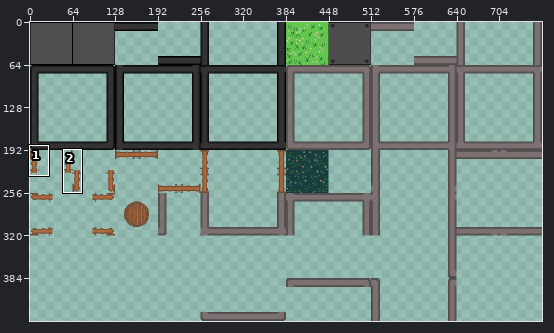
One commit to this sprite sheet: Maps/Sprite_for_Cart_Game.png. Above: a wide view before the commit, with the close-up outlined.
Close-up. Old version:
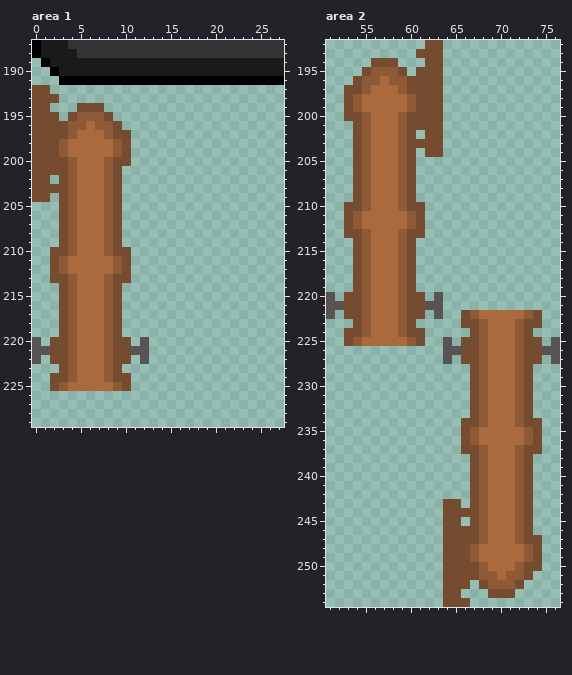
The file is 768x448 pixels. Shown: area 1: x 0..27, y 187..229; area 2: x 51..76, y 192..254. The commit also changed other parts of the picture, which this record leaves out.
After:
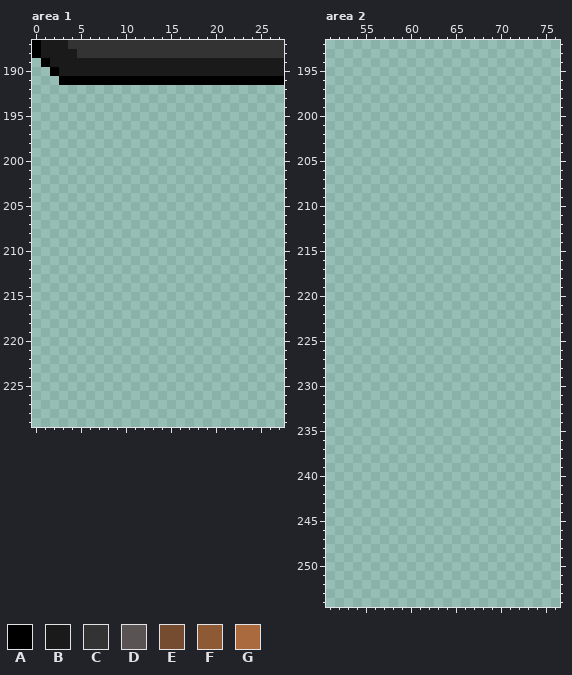
Palette (. is transparent): A #000000  B #1a1a1a  C #333333  D #5a5353  E #754c2f  F #8e5a36  G #aa6a3e
Change:
--- area 1
@@ x 0..14 @@
 191 ...AAAAAAAAAAAA
-192 EE.............
-193 EEE............
-194 EE...EEE.......
-195 EEE.EFFFE......
-196 EEEEFFGFFE.....
-197 EEEEFGGGFEE....
-198 EEEFGGGGGFE....
-199 EEEFGGGGGFE....
-200 EEEEFGGGFEE....
-201 EEEEFGGGFE.....
-202 EE.EFGGGFE.....
-203 EEEEFGGGFE.....
-204 EE.EFGGGFE.....
-205 ...EFGGGFE.....
-206 ...EFGGGFE.....
-207 ...EFGGGFE.....
-208 ...EFGGGFE.....
-209 ...EFGGGFE.....
-210 ..EEFGGGFEE....
-211 ..EFGGGGGFE....
-212 ..EFGGGGGFE....
-213 ..EEFGGGFEE....
-214 ...EFGGGFE.....
-215 ...EFGGGFE.....
-216 ...EFGGGFE.....
-217 ...EFGGGFE.....
-218 ...EFGGGFE.....
-219 ...EFGGGFE.....
-220 D.EEFGGGFEE.D..
-221 DDEEFGGGFEEDD..
-222 D.EEFGGGFEE.D..
-223 ...EFGGGFE.....
-224 ..EEFGGGFEE....
-225 ..EFGGGGGFE....
+192 ...............
+193 ...............
+194 ...............
+195 ...............
+196 ...............
+197 ...............
+198 ...............
+199 ...............
+200 ...............
+201 ...............
+202 ...............
+203 ...............
+204 ...............
+205 ...............
+206 ...............
+207 ...............
+208 ...............
+209 ...............
+210 ...............
+211 ...............
+212 ...............
+213 ...............
+214 ...............
+215 ...............
+216 ...............
+217 ...............
+218 ...............
+219 ...............
+220 ...............
+221 ...............
+222 ...............
+223 ...............
+224 ...............
+225 ...............
 226 ...............
--- area 2
@@ x 51..76 @@
-192 ...........EE.............
-193 ..........EEE.............
-194 .....EEE...EE.............
-195 ....EFFFE.EEE.............
-196 ...EFFGFFEEEE.............
-197 ..EEFGGGFEEEE.............
-198 ..EFGGGGGFEEE.............
-199 ..EFGGGGGFEEE.............
-200 ..EEFGGGFEEEE.............
-201 ...EFGGGFEEEE.............
-202 ...EFGGGFE.EE.............
-203 ...EFGGGFEEEE.............
-204 ...EFGGGFE.EE.............
-205 ...EFGGGFE................
-206 ...EFGGGFE................
-207 ...EFGGGFE................
-208 ...EFGGGFE................
-209 ...EFGGGFE................
-210 ..EEFGGGFEE...............
-211 ..EFGGGGGFE...............
-212 ..EFGGGGGFE...............
-213 ..EEFGGGFEE...............
-214 ...EFGGGFE................
-215 ...EFGGGFE................
-216 ...EFGGGFE................
-217 ...EFGGGFE................
-218 ...EFGGGFE................
-219 ...EFGGGFE................
-220 D.EEFGGGFEE.D.............
-221 DDEEFGGGFEEDD.............
-222 D.EEFGGGFEE.D..EFGGGGGFE..
-223 ...EFGGGFE.....EEFGGGFEE..
-224 ..EEFGGGFEE.....EFGGGFE...
-225 ..EFGGGGGFE..D.EEFGGGFEE.D
-226 .............DDEEFGGGFEEDD
-227 .............D.EEFGGGFEE.D
-228 ................EFGGGFE...
-229 ................EFGGGFE...
-230 ................EFGGGFE...
-231 ................EFGGGFE...
-232 ................EFGGGFE...
-233 ................EFGGGFE...
-234 ...............EEFGGGFEE..
-235 ...............EFGGGGGFE..
-236 ...............EFGGGGGFE..
-237 ...............EEFGGGFEE..
-238 ................EFGGGFE...
-239 ................EFGGGFE...
-240 ................EFGGGFE...
-241 ................EFGGGFE...
-242 ................EFGGGFE...
-243 .............EE.EFGGGFE...
-244 .............EEEEFGGGFE...
-245 .............EE.EFGGGFE...
-246 .............EEEEFGGGFE...
-247 .............EEEEFGGGFEE..
-248 .............EEEFGGGGGFE..
-249 .............EEEFGGGGGFE..
-250 .............EEEEFGGGFEE..
-251 .............EEEEFFGFFE...
-252 .............EEE.EFFFE....
-253 .............EE...EEE.....
-254 .............EEE..........
+192 ..........................
+193 ..........................
+194 ..........................
+195 ..........................
+196 ..........................
+197 ..........................
+198 ..........................
+199 ..........................
+200 ..........................
+201 ..........................
+202 ..........................
+203 ..........................
+204 ..........................
+205 ..........................
+206 ..........................
+207 ..........................
+208 ..........................
+209 ..........................
+210 ..........................
+211 ..........................
+212 ..........................
+213 ..........................
+214 ..........................
+215 ..........................
+216 ..........................
+217 ..........................
+218 ..........................
+219 ..........................
+220 ..........................
+221 ..........................
+222 ..........................
+223 ..........................
+224 ..........................
+225 ..........................
+226 ..........................
+227 ..........................
+228 ..........................
+229 ..........................
+230 ..........................
+231 ..........................
+232 ..........................
+233 ..........................
+234 ..........................
+235 ..........................
+236 ..........................
+237 ..........................
+238 ..........................
+239 ..........................
+240 ..........................
+241 ..........................
+242 ..........................
+243 ..........................
+244 ..........................
+245 ..........................
+246 ..........................
+247 ..........................
+248 ..........................
+249 ..........................
+250 ..........................
+251 ..........................
+252 ..........................
+253 ..........................
+254 ..........................
Boxes around the changes in both close-ups, in picture pixels (x1, y1, x2, y2):
erased: (32, 85, 149, 391)
erased: (326, 40, 560, 607)
